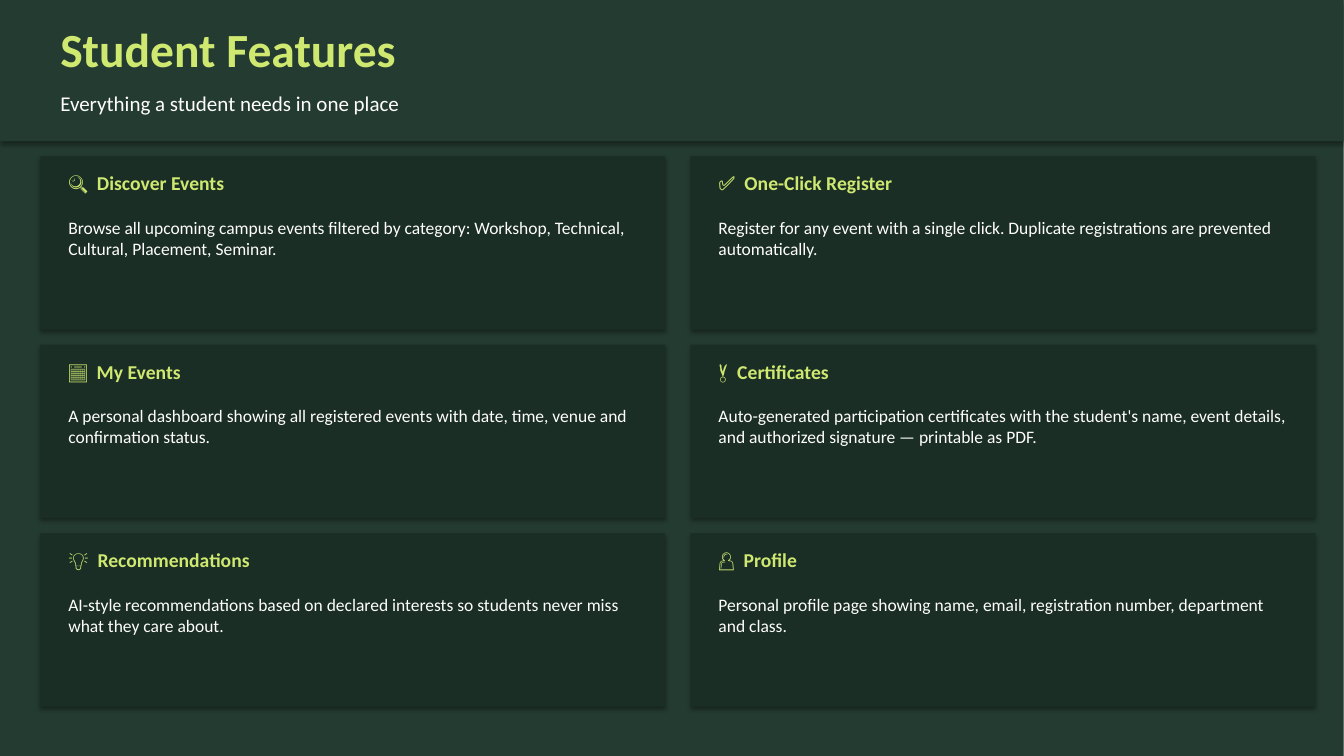
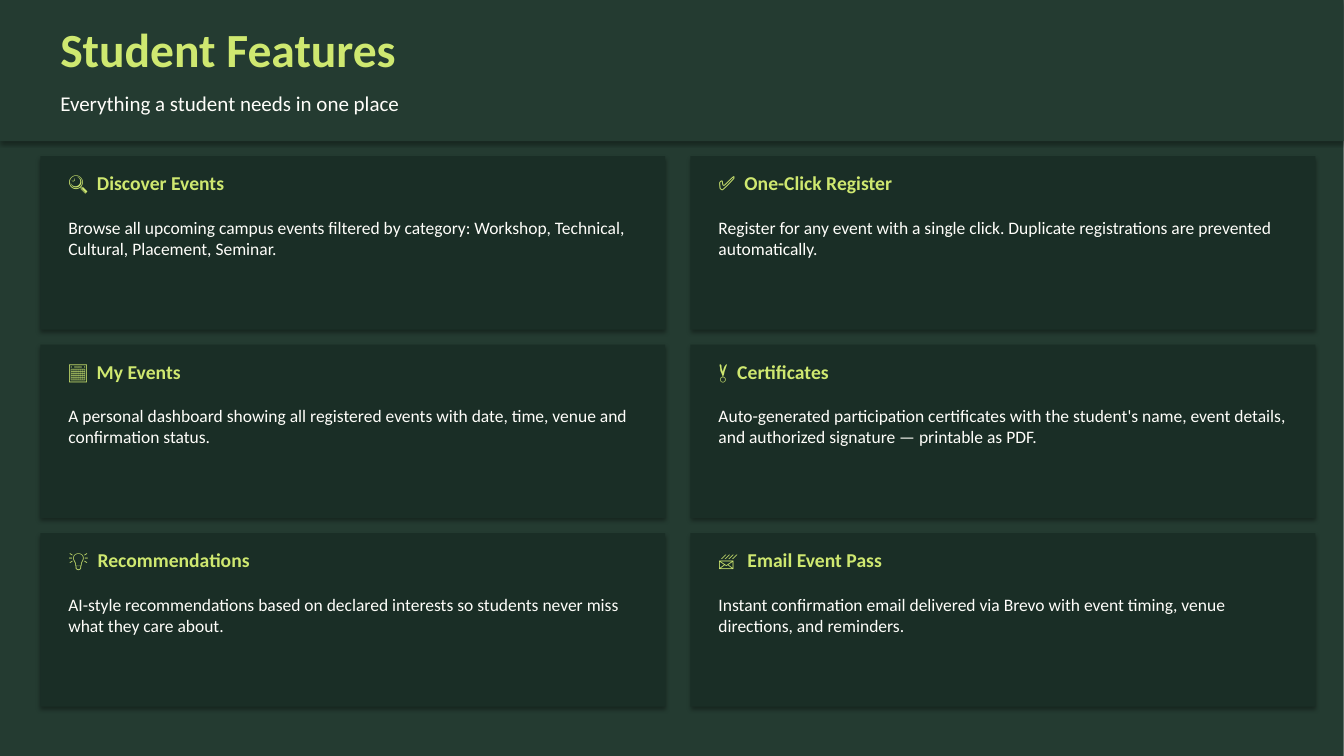
Before and after one commit to Abhi7Prajapathi/Events, a slide deck: slide 5 of CampusCircle_Presentation.pptx. Drawn at 1344x756 pixels with LibreOffice and Linux fonts; fonts in the diff are those of the drawing. Boxes give left, top, right and bottom in pixels: in the first picture for what was removed or moved away, otherwise in the second. Text is boxed around its words. In the diff, an @@ line names an element or a change of style, - is before the commit and + after.

Commit message:
feat: Admin event attendee roster view, CSV export, and updated PPT deck with Brevo & attendee features

```diff
--- a/CampusCircle_Presentation.pptx
+++ b/CampusCircle_Presentation.pptx
@@ text at [747, 553, 881, 567]: text changed @@
-👤 Profile
+📨 Email Event Pass
@@ text at [718, 599, 1224, 634]: text changed @@
-Personal profile page showing name, email, registration number, department and class.
+Instant confirmation email delivered via Brevo with event timing, venue directions, and reminders.
```
Also in this commit, not shown: 10 other slides changed, 3 other files.
